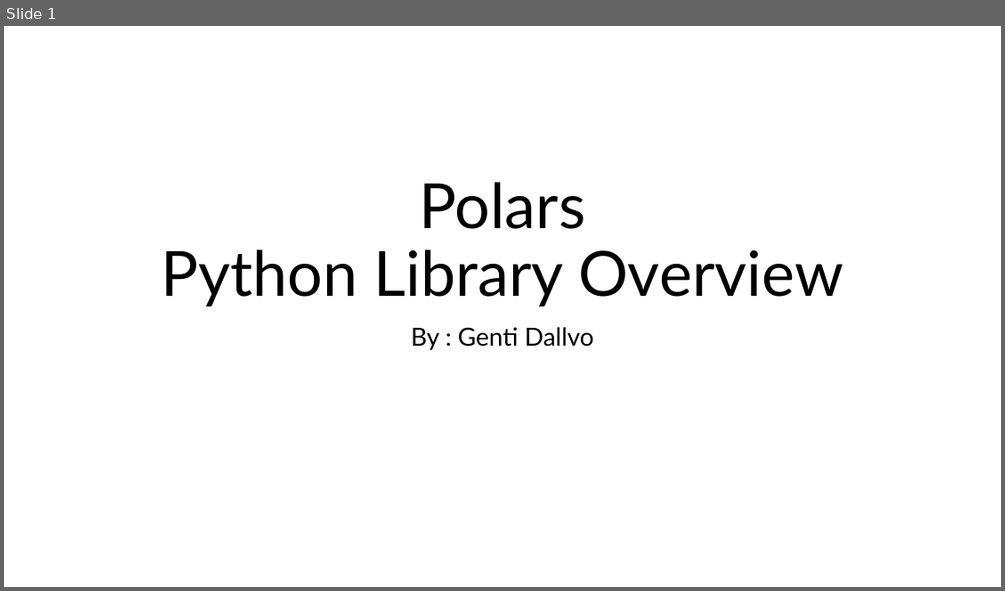
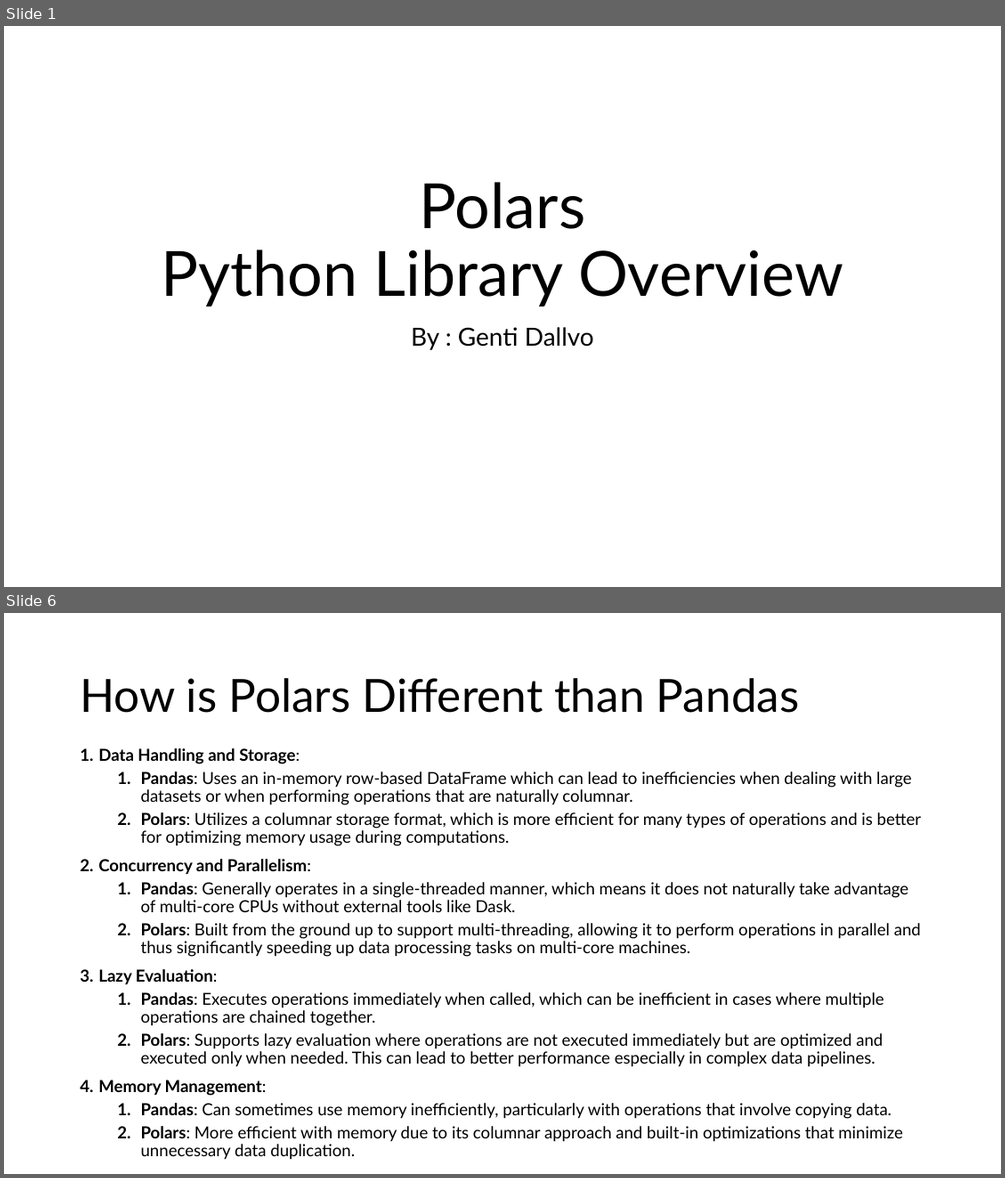
Before and after one commit to gdallvo1/OIM7502_SP25_classwork, a slide deck: Midterm_Polars/Polar_PythonLibrary.pptx. Shown one above the other, each under a label of ours: slide 1 before the commit, slides 1 and 6 after it; the slides between them are not shown. The pictures are 1005x591 and 1005x1178 pixels, drawn with LibreOffice and Linux fonts; fonts in the diff are those of the drawing. Boxes give left, top, right and bottom in pixels: in the first picture for what was removed or moved away, otherwise in the second. Text is boxed around its words. In the diff, an @@ line names an element or a change of style, - is before the commit and + after.

Commit message:
Update

```diff
--- a/Midterm_Polars/Polar_PythonLibrary.pptx
+++ b/Midterm_Polars/Polar_PythonLibrary.pptx
@@ slide 6 added at [4, 613, 1001, 1174], background #FFFFFF @@
@@ title added at [80, 678, 800, 713], 44 pt, text #000000 @@
+How is Polars Different than Pandas
@@ text added at [98, 748, 921, 1119], 16 pt, text #000000 @@
+1. Data Handling and Storage:
+  1. Pandas: Uses an in-memory row-based DataFrame which can lead to inefficiencies when dealing with large datasets or when performing operations that are naturally columnar.
+  2. Polars: Utilizes a columnar storage format, which is more efficient for many types of operations and is better for optimizing memory usage during computations.
+2. Concurrency and Parallelism:
+  1. Pandas: Generally operates in a single-threaded manner, which means it does not naturally take advantage of multi-core CPUs without external tools like Dask.
+  2. Polars: Built from the ground up to support multi-threading, allowing it to perform operations in parallel and thus significantly speeding up data processing tasks on multi-core machines.
+3. Lazy Evaluation:
+  1. Pandas: Executes operations immediately when called, which can be inefficient in cases where multiple operations are chained together.
+  2. Polars: Supports lazy evaluation where operations are not executed immediately but are optimized and executed only when needed. This can lead to better performance especially in complex data pipelines.
+4. Memory Management:
+  1. Pandas: Can sometimes use memory inefficiently, particularly with operations that involve copying data.
+  2. Polars: More efficient with memory due to its columnar approach and built-in optimizations that minimize unnecessary data duplication.
```
Also in this commit, not shown: 2 slides changed, 3 other slides added.
